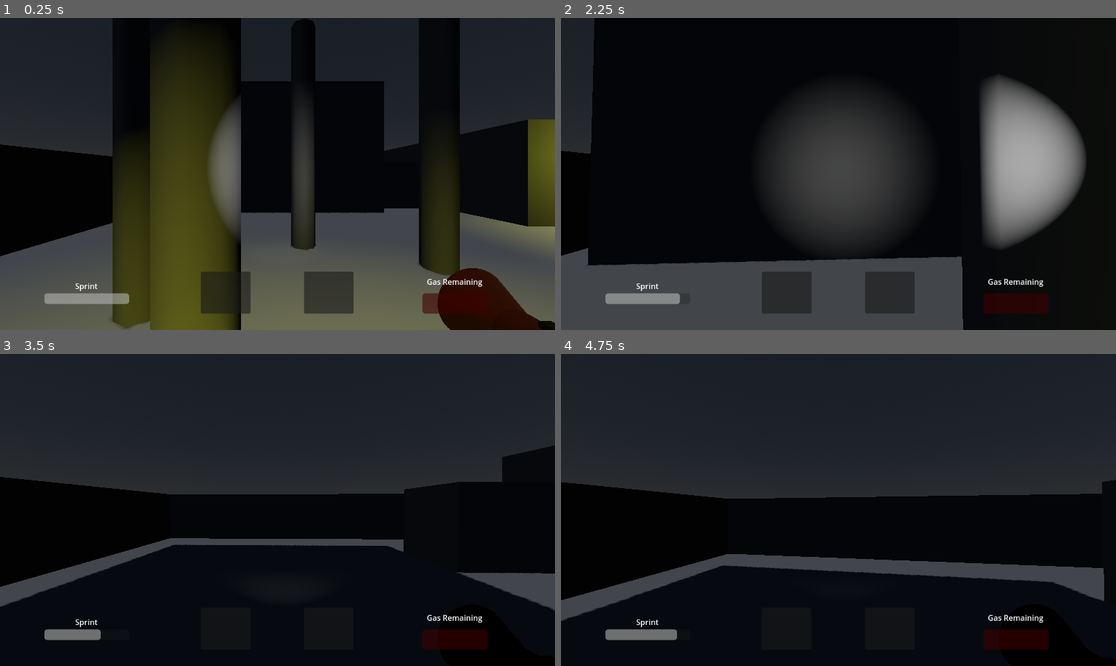
Above: before the commit, frames 1-4 (two rows, left to right).
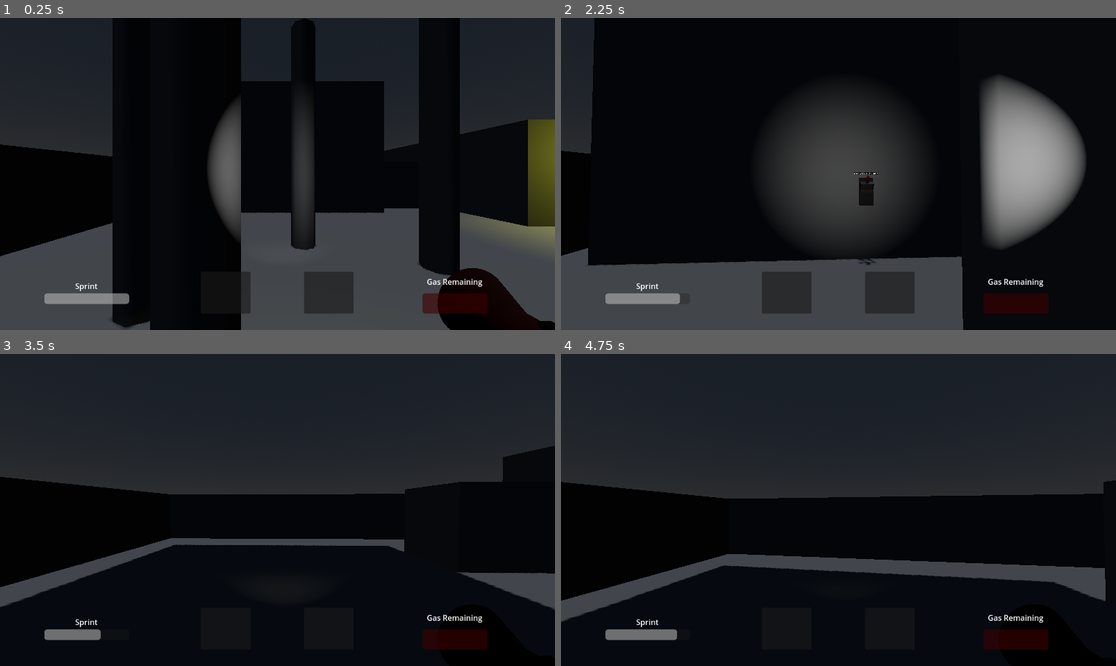
Above: after the commit, the same moments.

Repository: Nedajist/Phototaxis
Game: Godot game, scene res://level_rh.tscn
Two runs of this game, one before a commit and one after it. Both use one fixed random seed, a clock stepped at 60 frames per second and the inputs below. This scene is started directly instead of the project's main scene.
Inputs (mouse positions are in pixels of both pictures, inside the frame that each line leads up to):
- Up to frame 1 (0.25 s): no input
- Up to frame 2 (2.25 s): tap Enter at 0.5 s; move the mouse to (866, 174) at 0.52 s; press the mouse at (866, 174) at 0.53 s; hold Up (ui_up) from 0.53 s (still down); move the mouse to (810, 174) at 1.27 s; release the mouse at (810, 174) at 1.28 s; right-click (810, 174) at 1.35 s; move the mouse to (849, 167) at 2.02 s; hold Shift (shift) from 2.03 s (still down)
- Up to frame 3 (3.5 s): keep holding Up (ui_up); move the mouse to (271, 516) at 2.77 s; release Shift (shift) at 2.78 s; tap Space (spacebar) at 2.85 s
- Up to frame 4 (4.75 s): keep holding Up (ui_up); move the mouse to (877, 513) at 3.52 s; press the mouse at (877, 513) at 3.53 s; move the mouse to (794, 506) at 4.27 s; release the mouse at (794, 506) at 4.28 s; right-click (794, 506) at 4.35 s

The runs differ from the first frame. In frame 1, 23% of the frame differs, in the area x 6-100%, y 9-100%; in frame 2, 0.3%; in frame 3, 0.1%; in frame 4, 0.1%.

Commit message:
generator and running out of gas

Diff:
--- a/event_bus.gd
+++ b/event_bus.gd
@@ -18,7 +18,12 @@
 signal generator_interacted
 signal generator_filled_with_gas
 
+signal floodlight_activated(Node3D)
+signal floodlight_deactivated(Node3D)
 
+signal gas_low
+signal gas_critical
+signal gas_empty
 
 #Add signals to this dummy function to silence warnings
 func silence_warnings() -> void:
@@ -37,3 +42,10 @@
 	gasoline_used.emit()
 	generator_interacted.emit()
 	generator_filled_with_gas.emit()
+
+	floodlight_activated.emit(null)
+	floodlight_deactivated.emit(null)
+
+	gas_low.emit()
+	gas_critical.emit()
+	gas_empty.emit()
--- a/level_rh.tscn
+++ b/level_rh.tscn
@@ -1,8 +1,11 @@
-[gd_scene load_steps=7 format=3 uid="uid://bxvfd7rum88vk"]
+[gd_scene load_steps=10 format=3 uid="uid://bxvfd7rum88vk"]
 
-[ext_resource type="PackedScene" uid="uid://cplgatc870qhj" path="res://scenes/outside_floodlight.tscn" id="1_oxafd"]
+[ext_resource type="PackedScene" uid="uid://dqqqxrwirr7dw" path="res://outside_floodlight.tscn" id="1_1ws1u"]
 [ext_resource type="PackedScene" uid="uid://byia83ocim6js" path="res://scenes/player_character.tscn" id="2_yhrv1"]
+[ext_resource type="PackedScene" uid="uid://b4jppir7cfejv" path="res://breaker_box.tscn" id="3_3gc80"]
 [ext_resource type="PackedScene" uid="uid://ygf5ld8cbgji" path="res://light_manager.tscn" id="3_yhrv1"]
+[ext_resource type="PackedScene" uid="uid://c0h4xhxeqqyo0" path="res://scenes/generator.tscn" id="5_cqtb4"]
+[ext_resource type="PackedScene" uid="uid://dqoqgm2g1es0y" path="res://scenes/gasoline_canister.tscn" id="6_jirxn"]
 
 [sub_resource type="ProceduralSkyMaterial" id="ProceduralSkyMaterial_vonw3"]
 sky_horizon_color = Color(0.66224277, 0.6717428, 0.6867428, 1)
@@ -17,7 +20,7 @@
 sky = SubResource("Sky_oi3di")
 tonemap_mode = 2
 
-[node name="level_rh" type="Node"]
+[node name="level" type="Node"]
 
 [node name="WorldEnvironment" type="WorldEnvironment" parent="."]
 environment = SubResource("Environment_0b4ue")
@@ -156,67 +159,29 @@
 transform = Transform3D(1, 0, 0, 0, 1, 0, 0, 0, 1, 4.5, 0.5, 13)
 size = Vector3(4, 2, 3)
 
-[node name="lightpost" parent="." instance=ExtResource("1_oxafd")]
+[node name="lightpost" parent="." instance=ExtResource("1_1ws1u")]
 transform = Transform3D(0.3821895, 0, 0.5864565, 0, 0.70000005, 0, -0.5864565, 0, 0.3821895, 3.9749355, -0.5326867, 2.7132626)
 
-[node name="SpotLight3D" parent="lightpost/main_box/lightpost/lightpost_crossbar/light_1" index="0"]
-light_color = Color(1, 1, 0.33333334, 1)
-
-[node name="OmniLight3D2" parent="lightpost/main_box/lightpost/lightpost_crossbar/light_1" index="1"]
-light_color = Color(1, 1, 0.33333334, 1)
-
-[node name="OmniLight3D" parent="lightpost/main_box/lightpost/lightpost_crossbar/light_2" index="0"]
-light_color = Color(1, 1, 0.33333334, 1)
-
-[node name="SpotLight3D2" parent="lightpost/main_box/lightpost/lightpost_crossbar/light_3" index="0"]
-light_color = Color(1, 1, 0.33333334, 1)
-
-[node name="OmniLight3D3" parent="lightpost/main_box/lightpost/lightpost_crossbar/light_3" index="1"]
-light_color = Color(1, 1, 0.33333334, 1)
-
-[node name="lightpost2" parent="." instance=ExtResource("1_oxafd")]
+[node name="lightpost2" parent="." instance=ExtResource("1_1ws1u")]
 transform = Transform3D(-0.5132455, 0, -0.47600323, 0, 0.7, 0, 0.47600323, 0, -0.5132455, 7.1340427, -0.5326867, 10.229637)
 
-[node name="SpotLight3D" parent="lightpost2/main_box/lightpost/lightpost_crossbar/light_1" index="0"]
-light_color = Color(1, 1, 0.33333334, 1)
-
-[node name="OmniLight3D2" parent="lightpost2/main_box/lightpost/lightpost_crossbar/light_1" index="1"]
-light_color = Color(1, 1, 0.33333334, 1)
-
-[node name="OmniLight3D" parent="lightpost2/main_box/lightpost/lightpost_crossbar/light_2" index="0"]
-light_color = Color(1, 1, 0.33333334, 1)
-
-[node name="SpotLight3D2" parent="lightpost2/main_box/lightpost/lightpost_crossbar/light_3" index="0"]
-light_color = Color(1, 1, 0.33333334, 1)
-
-[node name="OmniLight3D3" parent="lightpost2/main_box/lightpost/lightpost_crossbar/light_3" index="1"]
-light_color = Color(1, 1, 0.33333334, 1)
-
-[node name="lightpost3" parent="." instance=ExtResource("1_oxafd")]
+[node name="lightpost3" parent="." instance=ExtResource("1_1ws1u")]
 transform = Transform3D(-0.59752375, 0, 0.36464417, 0, 0.70000005, 0, -0.36464417, 0, -0.59752375, -5.5361795, -0.5326867, 12.081279)
-
-[node name="SpotLight3D" parent="lightpost3/main_box/lightpost/lightpost_crossbar/light_1" index="0"]
-light_color = Color(1, 1, 0.33333334, 1)
-
-[node name="OmniLight3D2" parent="lightpost3/main_box/lightpost/lightpost_crossbar/light_1" index="1"]
-light_color = Color(1, 1, 0.33333334, 1)
-
-[node name="OmniLight3D" parent="lightpost3/main_box/lightpost/lightpost_crossbar/light_2" index="0"]
-light_color = Color(1, 1, 0.33333334, 1)
-
-[node name="SpotLight3D2" parent="lightpost3/main_box/lightpost/lightpost_crossbar/light_3" index="0"]
-light_color = Color(1, 1, 0.33333334, 1)
-
-[node name="OmniLight3D3" parent="lightpost3/main_box/lightpost/lightpost_crossbar/light_3" index="1"]
-light_color = Color(1, 1, 0.33333334, 1)
 
 [node name="PlayerCharacter" parent="." instance=ExtResource("2_yhrv1")]
 transform = Transform3D(1, 0, 0, 0, 1, 0, 0, 0, 1, -4.53307, -0.5, 7.369843)
 
+[node name="BreakerBox" parent="." node_paths=PackedStringArray("attached_electronics") instance=ExtResource("3_3gc80")]
+transform = Transform3D(0.25, 0, 0, 0, 0.25, 0, 0, 0, 0.25, -3.734863, 0.7377875, -0.4478057)
+attached_electronics = [NodePath("../lightpost"), NodePath("../lightpost2"), NodePath("../lightpost3")]
+
 [node name="lightmanager" parent="." node_paths=PackedStringArray("light_sources") instance=ExtResource("3_yhrv1")]
 light_sources = [NodePath("../lightpost"), NodePath("../lightpost2"), NodePath("../lightpost3")]
-frequency = 5.0
+frequency = 6.0
 
-[editable path="lightpost"]
-[editable path="lightpost2"]
-[editable path="lightpost3"]
+[node name="Generator" parent="." instance=ExtResource("5_cqtb4")]
+transform = Transform3D(1, 0, 0, 0, 1, 0, 0, 0, 1, 6.053257, 0, 2.1228895)
+tank_longevity = 20.0
+
+[node name="GasolineCanister" parent="." instance=ExtResource("6_jirxn")]
+transform = Transform3D(1, 0, 0, 0, 1, 0, 0, 0, 1, 6.1536016, 2.3841858e-07, 3.5314763)
--- a/light_manager.gd
+++ b/light_manager.gd
@@ -19,6 +19,12 @@
 
 func _ready():
 	EventBus.generator_filled_with_gas.connect(_gasoline_refilled)
+	EventBus.floodlight_activated.connect(_light_reactivate)
+	EventBus.floodlight_deactivated.connect(_light_deactivate)
+
+	EventBus.gas_low.connect(_gasoline_low)
+	EventBus.gas_critical.connect(_gasoline_critical)
+	EventBus.gas_empty.connect(_gasoline_empty)
 	timer = frequency
 	#for light:LightPost in light_sources:
 		#light.total_time_on = frequency
@@ -35,9 +41,9 @@
 				#print(target)
 			Mode.Top_Most:
 				target = 0
-		light_sources[target].selected_to_break = true
-		deactivated_lights.append(light_sources[target])
-		light_sources.remove_at(target)
+		light_sources[target].selected_to_break = false
+		#deactivated_lights.append(light_sources[target])
+		#light_sources.remove_at(target)
 		timer = frequency
 
 func _light_reactivate(target):
@@ -45,20 +51,44 @@
 		light_sources.append(target)
 		deactivated_lights.erase(target)
 
+func _light_deactivate(target):
+	if(light_sources.has(target) and !deactivated_lights.has(target)):
+		light_sources.erase(target)
+		deactivated_lights.append(target)
+
 func _gasoline_refilled():
-	# TODO: Implement
-	print("Gasoline Refilled!")
-	pass
+	print(deactivated_lights.size())
+	print(light_sources.size())
+	for light in light_sources:
+		light.gas_low = false
+		light.gas_critical = false
 
-"""
-there are two ways the lights can turn off
+	#Need to iterate through backwards because activate() removes elements from the array
+	#and will cause indexing errors while iterating forwards.
+	#Cursed AF. Might refactor tomorrow.
+	for i in range(deactivated_lights.size() - 1, -1, -1):
 
-All lights are connected to a central generator, which will slowly run out of gas.
-When gas is running out, it will start blinking.
--> This can be fixed by filling the generator with gas (stub above)
+		print("node: " + deactivated_lights[i].name)
+		deactivated_lights[i].gas_low = false
+		deactivated_lights[i].gas_critical = false
+		if(deactivated_lights[i].has_method("activate")):
+			deactivated_lights[i].activate()
 
-Randomly, any given light has a chance to burn out. The lights will get brighter and brighter,
-then suddenly turn off.
--> This can be fixed by finding the breaker switches and fixing the correct light.
-Each light has a one-to-one or many-to-one (multiple lights per breaker) relationship with each breaker
-"""
+
+func _gasoline_low():
+	for light in light_sources:
+		light.gas_low = true
+	for light in deactivated_lights: #If a deactivated light gets turned on it should
+		light.gas_low = true
+
+func _gasoline_critical():
+	for light in light_sources:
+		light.gas_critical = true
+	for light in deactivated_lights:
+		light.gas_critical = true
+
+func _gasoline_empty():
+	for light in light_sources:
+		light.gas_empty = true
+	for light in deactivated_lights:
+		light.gas_empty = true
--- a/outside_floodlight.gd
+++ b/outside_floodlight.gd
@@ -38,6 +38,8 @@
 
 var selected_to_break: bool = false
 var gas_low: bool = false
+var gas_critical: bool = false
+var gas_empty: bool = false
 
 # State machine variables
 var current_state: LightState = LightState.ON
@@ -113,9 +115,9 @@
 			light.light_energy += 2 * delta
 			light.light_color.b8 = min(light.light_color.b8 + 255 * delta, 255)
 
-	#255 - 85 = 140 across 5 seconds
 	if state_timer >= burnout_time:
-		_start_state(LightState.OFF)
+		selected_to_break = false
+		deactivate()
 
 # Process ON state: flicker lights randomly
 func _process_on_state(delta):
@@ -140,9 +142,12 @@
 
 	_process_blinking(delta, interval_blink_low)
 
-	# Transition to BLINK_HIGH after duration
-	if state_timer >= duration_blink_low:
+	# Transition to BLINK_HIGH based on gas state
+	if gas_critical:
 		_start_state(LightState.BLINK_HIGH)
+	# Transition to on if the tank was refilled
+	elif !gas_low:
+		_start_state(LightState.ON)
 
 # Process BLINK_HIGH state: frequent blinks
 func _process_blink_high_state(delta):
@@ -152,8 +157,10 @@
 	_process_blinking(delta, interval_blink_high)
 
 	# Transition to OFF after duration
-	if state_timer >= duration_blink_high:
-		_start_state(LightState.OFF)
+	if gas_empty:
+		deactivate()
+	elif !gas_critical:
+		_start_state(LightState.ON)
 
 # Handle the blinking on/off cycle
 func _process_blinking(_delta, blink_interval):
@@ -207,9 +214,11 @@
 
 # Public API: Manually deactivate lights (skip to OFF state)
 func deactivate():
+	EventBus.floodlight_deactivated.emit(self)
 	_start_state(LightState.OFF)
 
 # Public API: Reactivate lights (restart from ON state)
 func activate():
+	EventBus.floodlight_activated.emit(self)
 	audio_stream_player_3d.play()
 	_start_state(LightState.ON)
--- a/scenes/generator.gd
+++ b/scenes/generator.gd
@@ -1,6 +1,27 @@
 class_name Generator
 extends StaticBody3D
 
+#how long a full tank can last in seconds
+@export var tank_longevity: float
+var gas_remaining
+
+func _ready():
+	gas_remaining = tank_longevity
+	EventBus.generator_filled_with_gas.connect(_refilled)
+	EventBus.generator_filled_with_gas.emit()
+
+func _process(delta):
+	if(gas_remaining > 0):
+		gas_remaining -= delta
+		if(gas_remaining <= 0):
+			EventBus.gas_empty.emit()
+		elif(gas_remaining <= tank_longevity*0.2):
+			EventBus.gas_critical.emit()
+		elif(gas_remaining <= tank_longevity*0.4):
+			EventBus.gas_low.emit()
 
 func interact():
 	EventBus.generator_interacted.emit()
+
+func _refilled():
+	gas_remaining = tank_longevity
